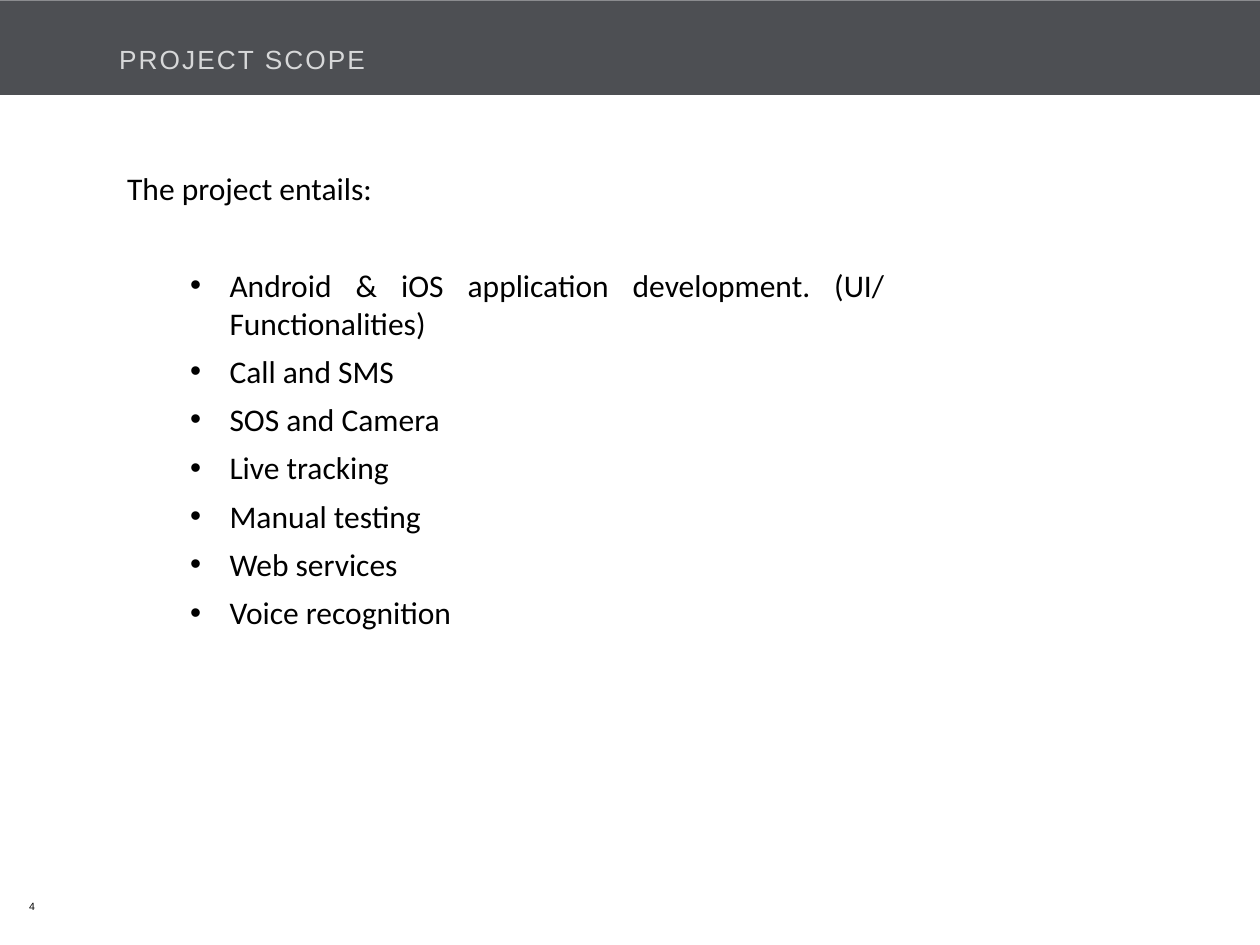
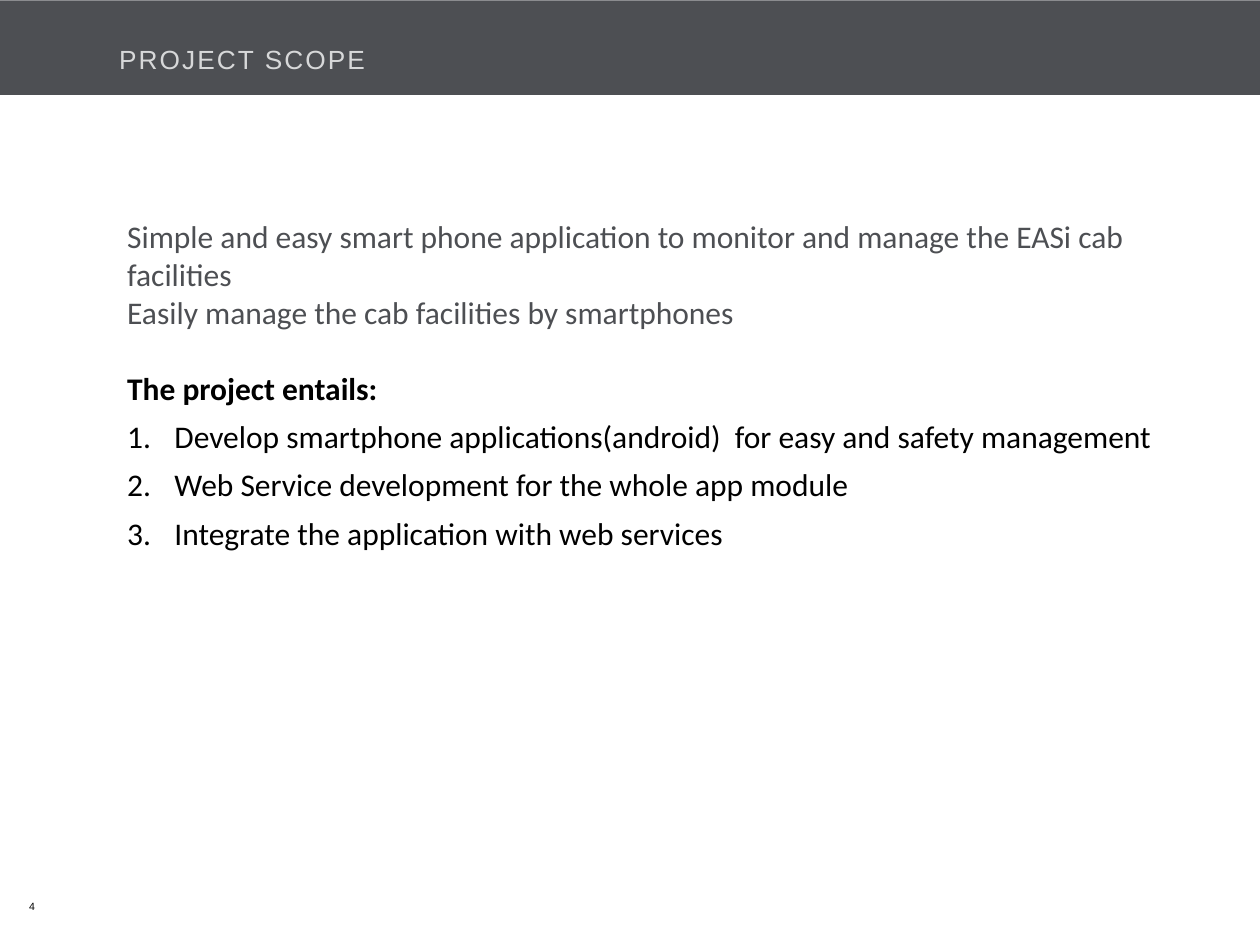
Before and after one commit to Bajarangi/demo, a slide deck: slide 4 of trunk/EasiCab/Documents/EASiCab_POC_kick off.pptx. Drawn at 1260x945 pixels with LibreOffice and Linux fonts; fonts in the diff are those of the drawing; background and template pictures are left out. Boxes give left, top, right and bottom in pixels: in the first picture for what was removed or moved away, otherwise in the second. Text is boxed around its words. In the diff, an @@ line names an element or a change of style, - is before the commit and + after.

```diff
--- a/trunk/EasiCab/Documents/EASiCab_POC_kick off.pptx
+++ b/trunk/EasiCab/Documents/EASiCab_POC_kick off.pptx
@@ text at [127,226,1123,330]: paragraphs added @@
+Simple and easy smart phone application to monitor and manage the EASi cab facilities
+Easily manage the cab facilities by smartphones
@@ text at [127,378,377,406]: bold on in "The project entails:" @@
@@ text at [174,425,1151,551]: text changed @@
-  • Android & iOS application development. (UI/ Functionalities)
-  • Call and SMS
-  • SOS and Camera
-  • Live tracking
-  • Manual testing
-  • Web services
-  • Voice recognition
+1. Develop smartphone applications(android) for easy and safety management
+2. Web Service development for the whole app module
+3. Integrate the application with web services
```
Also in this commit, not shown: 12 other slides changed, 1 slide added.
